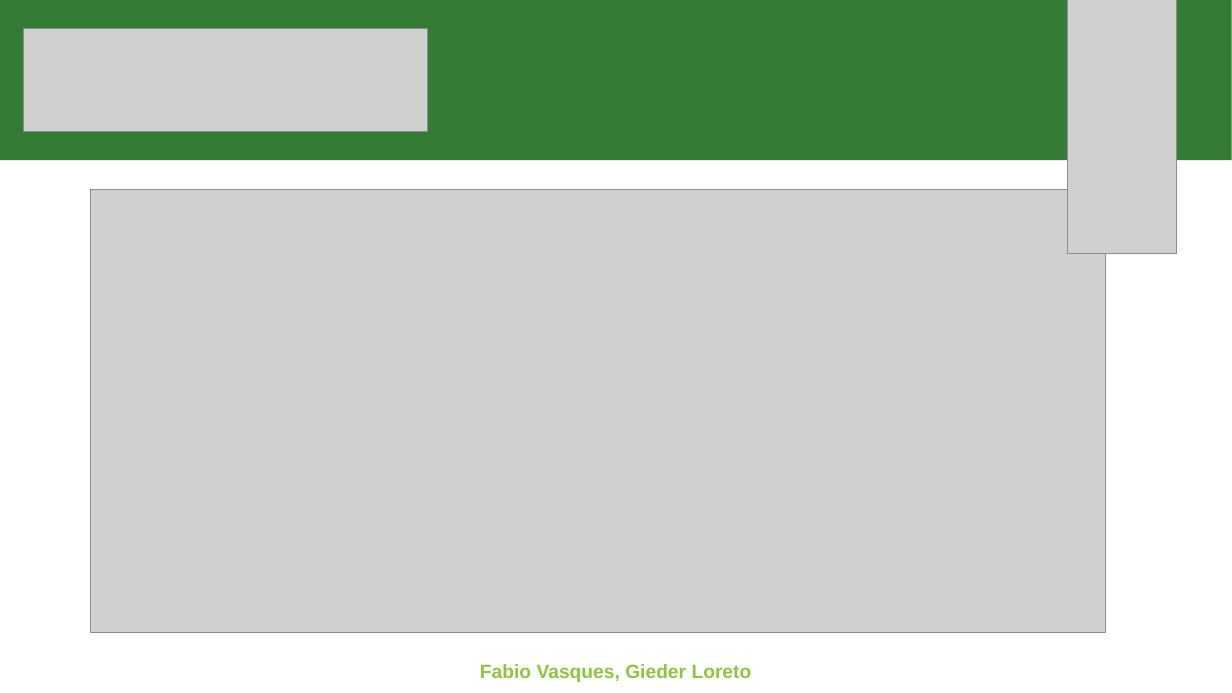
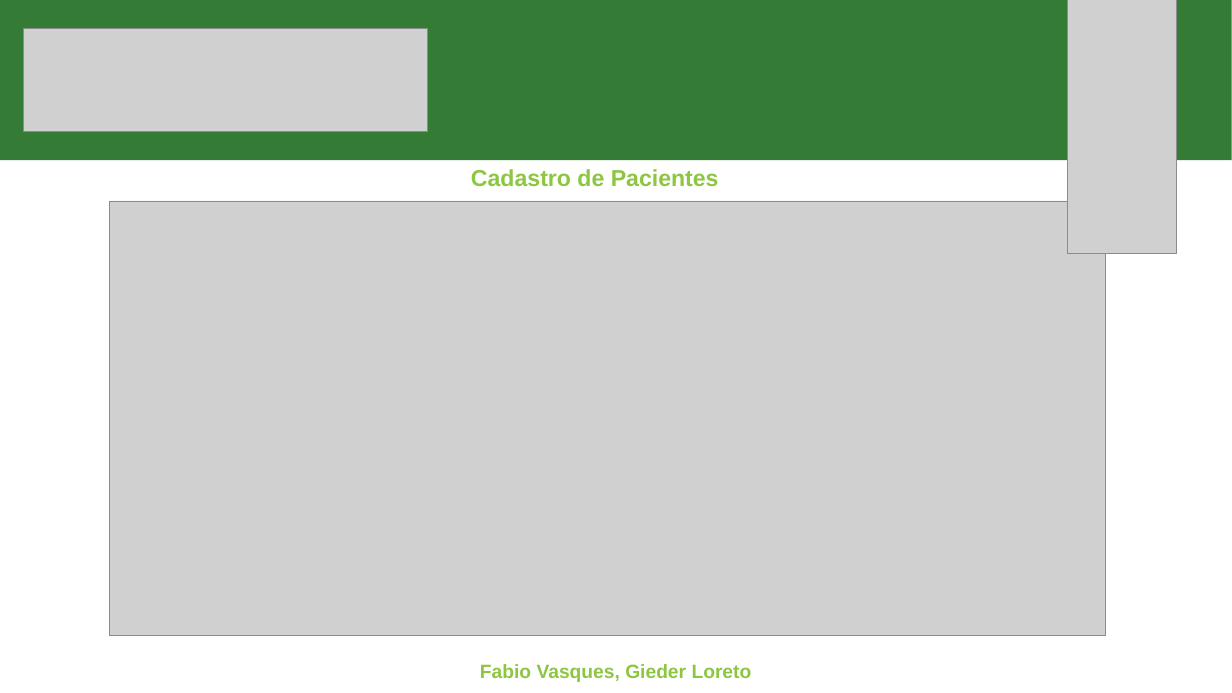
Before and after one commit to fabioportovasques/projeto-sus, a slide deck: slide 7 of terceira entrega/terceira entrega.pptx. Drawn at 1232x693 pixels with LibreOffice and Linux fonts; fonts in the diff are those of the drawing; grey boxes stand for pictures. Boxes give left, top, right and bottom in pixels: in the first picture for what was removed or moved away, otherwise in the second. Text is boxed around its words. In the diff, an @@ line names an element or a change of style, - is before the commit and + after.

```diff
--- a/terceira entrega/terceira entrega.pptx
+++ b/terceira entrega/terceira entrega.pptx
@@ text added at <box>471,169,719,186</box>, 18 pt, text #8DC641, bold @@
+Cadastro de Pacientes
@@ picture: place and size @@
-picture at <box>91,189,1106,632</box>
+picture at <box>109,201,1106,637</box>
```
Also in this commit, not shown: 5 other slides changed, 2 other files.
